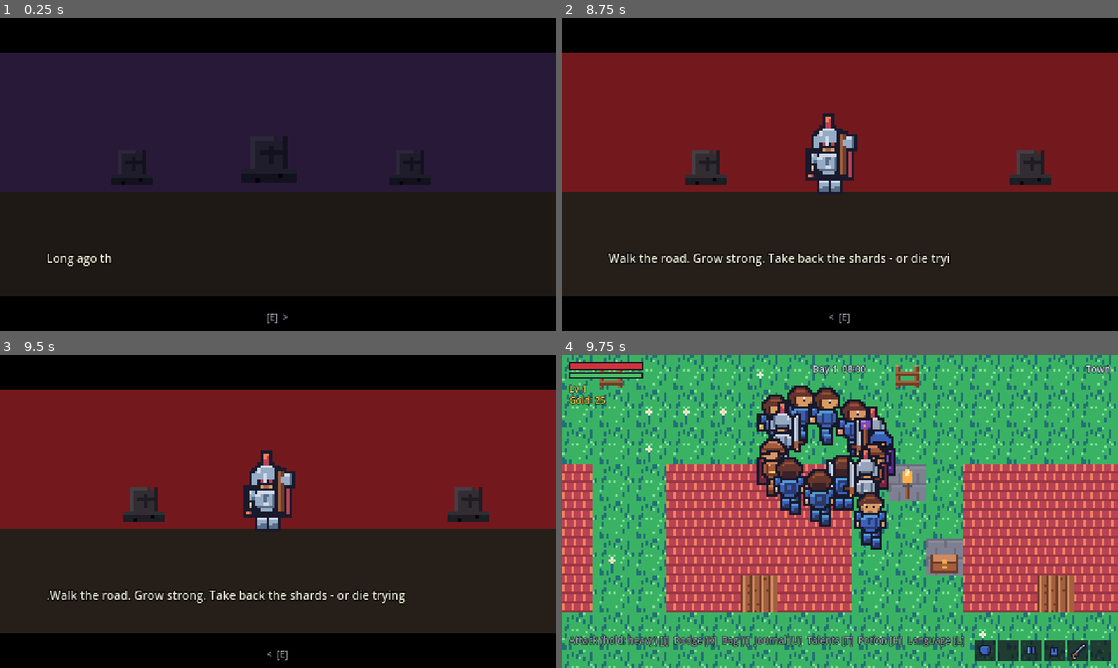
Above: before the commit, frames 1-4 (two rows, left to right).
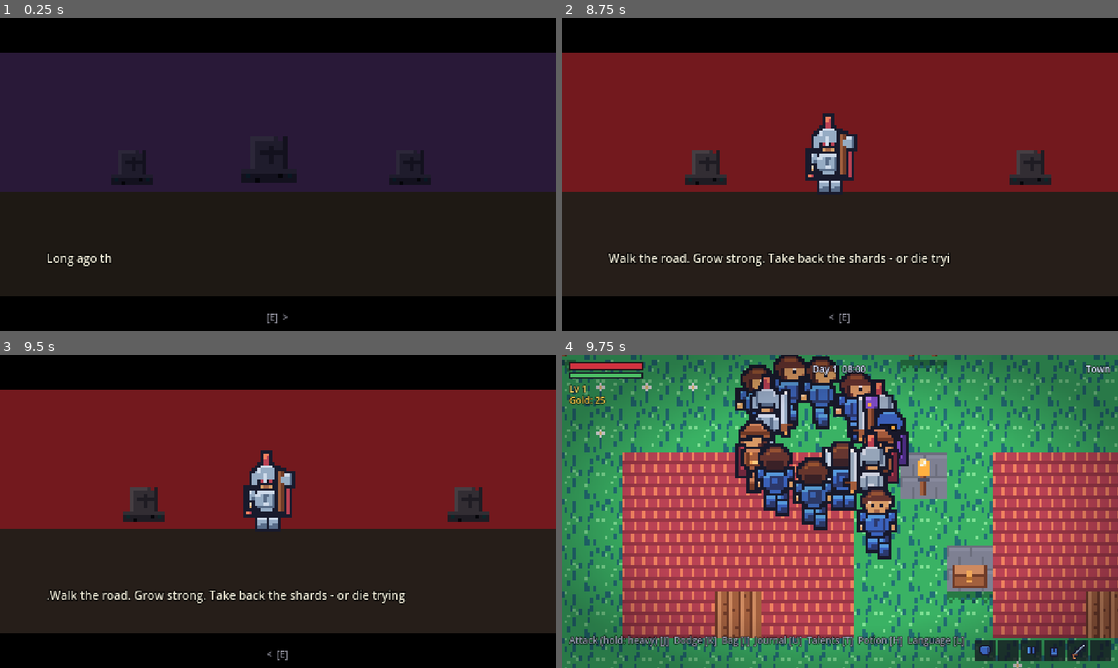
Above: after the commit, the same moments.

Repository: amirrezahadipoor/2D-RPG
Game: Godot game, scene res://scenes/main.tscn
The game is run twice, just before and just after one commit, with the same random seed, the same clock (stepped at 60 frames per second) and the same inputs.
Inputs:
- Up to frame 1 (0.25 s): no input
- Up to frame 2 (8.75 s): hold D (move_right) 0.53-1.28 s; hold J (attack) 0.53-1.28 s; tap Enter at 1.25, 2.75, 5.75 s; hold S (move_down) 1.28-2.03 s; tap K (dodge) at 1.35 s; tap Space at 2, 3.5 s; hold D (move_right) 2.03-2.78 s; hold E (interact) 2.03-2.78 s; hold W (move_up) 2.78-3.53 s; tap L (locale) at 2.85 s; hold U (quests) 3.53-4.28 s; hold A (move_left) 3.53-5.03 s; tap T (talents) at 4.35 s; hold S (move_down) 5.03-5.78 s; tap H (use_potion) at 5.1 s; hold D (move_right) 5.78-6.53 s; tap J (attack) at 5.85 s; hold W (move_up) 6.53-7.28 s; hold K (dodge) 6.53-7.28 s; hold D (move_right) 7.28-8.03 s; tap E (interact) at 7.35 s; hold S (move_down) from 8.03 s (still down); hold L (locale) from 8.03 s (still down)
- Up to frame 3 (9.5 s): release S (move_down) at 8.78 s; release L (locale) at 8.78 s; hold A (move_left) from 8.78 s (still down); tap U (quests) at 8.85 s
- Up to frame 4 (9.75 s): tap Space at 9.5 s; release A (move_left) at 9.53 s; hold W (move_up) from 9.53 s (still down); hold T (talents) from 9.53 s (still down)

Frames 1-3 are identical in both runs. In frame 4, 74% of the frame differs, in the area x 0-100%, y 0-100%.

Commit message:
graphics: chunky 2.5x pixel zoom, contact shadows, lake shimmer, decals, torch flames, vignette (verify 242)

Diff:
--- a/assets/sprites/asset_index.json
+++ b/assets/sprites/asset_index.json
@@ -82,7 +82,9 @@
     "cobble",
     "wood",
     "cave",
-    "roof"
+    "roof",
+    "shade",
+    "water2"
   ],
   "props": [
     "tree",
--- a/src/data/art_index.gd
+++ b/src/data/art_index.gd
@@ -7,7 +7,7 @@
 const FRAMES := {"idle": [0, 1], "walk": [2, 3, 4, 5], "attack": [6, 7]}
 const ICON_INDEX := {"iron_sword": 0, "steel_blade": 1, "golden_sword": 2, "rusty_dagger": 3, "battle_axe": 4, "oak_sta …(526 unchanged characters)…
 const ICON_GRID := Vector2i(8, 16)
-const TERRAIN_INDEX := {"grass": 0, "grass2": 1, "sand": 2, "sand2": 3, "snow": 4, "swamp": 5, "stone": 6, "water": 7, "dirt": 8, "cobble": 9, "wood": 10, "cave": 11, "roof": 12}
+const TERRAIN_INDEX := {"grass": 0, "grass2": 1, "sand": 2, "sand2": 3, "snow": 4, "swamp": 5, "stone": 6, "water": 7, "dirt": 8, "cobble": 9, "wood": 10, "cave": 11, "roof": 12, "shade": 13, "water2": 14}
 const PROP_INDEX := {"tree": 0, "rock": 1, "bush": 2, "flower": 3, "chest": 4, "stairs": 5, "sign": 6, "torch": 7, "tomb": 8, "fence": 9, "well": 10}
 const ENEMIES := {"slime": {"w": 24, "h": 24, "frames": 4, "cols": 4}, "bat": {"w": 24, "h": 24, "frames": 4, "cols": 4 …(270 unchanged characters)…
 const EQUIPMENT_SLOTS := ["chest", "helmet", "legs", "boots", "weapon", "accessory"]
--- a/src/entities/hero.gd
+++ b/src/entities/hero.gd
@@ -71,9 +71,10 @@
 	cam = Camera2D.new()
 	cam.position_smoothing_enabled = true
 	cam.position_smoothing_speed = 8.0
-	# 2x zoom: at the 480x270 native resolution this frames ~15x8 tiles and
-	# keeps the hero comfortably readable on a phone screen.
-	cam.zoom = Vector2(2, 2)
+	# 2.5x zoom: at the 480x270 native resolution (stretched integer to the
+	# window) every art pixel lands as a big crisp block on screen - the
+	# pixel-art reads chunky and deliberate instead of tiny and noisy.
+	cam.zoom = Vector2(2.5, 2.5)
 	add_child(cam)
 	cam.make_current()
 
--- a/src/ui/hud.gd
+++ b/src/ui/hud.gd
@@ -21,6 +21,7 @@
 var _strip: HBoxContainer
 var _last_biome := ""
 var _root: Control
+var _grade: TextureRect
 var _vignette: ColorRect
 var _toast: Label
 var _last_level := 1
@@ -41,6 +42,17 @@
 	_root.set_anchors_preset(Control.PRESET_FULL_RECT)
 	_root.mouse_filter = Control.MOUSE_FILTER_IGNORE
 	add_child(_root)
+
+	# --- ambient vignette: soft radial darkening for a cinematic frame ---
+	_grade = TextureRect.new()
+	_grade.name = "Grade"
+	_grade.texture = load("res://assets/sprites/fx/vignette.png")
+	_grade.set_anchors_preset(Control.PRESET_FULL_RECT)
+	_grade.stretch_mode = TextureRect.STRETCH_KEEP_ASPECT_COVERED
+	_grade.texture_filter = CanvasItem.TEXTURE_FILTER_LINEAR
+	_grade.modulate = Color(1, 1, 1, 0.6)
+	_grade.mouse_filter = Control.MOUSE_FILTER_IGNORE
+	_root.add_child(_grade)
 
 	# --- hurt vignette: full-screen red flash, drawn under the rest ---
 	_vignette = ColorRect.new()
--- a/src/world/dungeon.gd
+++ b/src/world/dungeon.gd
@@ -12,6 +12,7 @@
 
 var depth := 1
 var terrain_layer: TileMapLayer
+var shade_layer: TileMapLayer
 var actors: Node2D
 var hero: Hero = null
 var rooms: Array = []
@@ -176,6 +177,12 @@
 	terrain_layer.tile_set = ts
 	terrain_layer.collision_enabled = true
 	add_child(terrain_layer)
+	shade_layer = TileMapLayer.new()
+	shade_layer.name = "Shade"
+	shade_layer.tile_set = ts
+	shade_layer.collision_enabled = false
+	shade_layer.modulate = Color(1, 1, 1, 0.35)
+	add_child(shade_layer)
 
 func _paint() -> void:
 	for y in H:
@@ -187,6 +194,13 @@
 			else:
 				idx = ArtIndex.TERRAIN_INDEX["cave" if (x * 3 + y) % 5 != 0 else "stone"]
 			terrain_layer.set_cell(Vector2i(x, y), 0, Vector2i(idx % 8, idx / 8))
+	# contact shade where a wall looms over floor sells the depth
+	var shade_atlas := Vector2i(ArtIndex.TERRAIN_INDEX["shade"] % 8,
+		ArtIndex.TERRAIN_INDEX["shade"] / 8)
+	for y in H:
+		for x in W:
+			if _grid[y * W + x] == 1 and y > 0 and _grid[(y - 1) * W + x] == 0:
+				shade_layer.set_cell(Vector2i(x, y), 0, shade_atlas)
 
 func is_walkable_at(world_pos: Vector2) -> bool:
 	var t := Vector2i(floori(world_pos.x / float(TILE)), floori(world_pos.y / float(TILE)))
@@ -249,7 +263,13 @@
 			light.energy = 0.75
 			add_child(light)
 			light.global_position = tp
-			_lights.append({"light": light, "phase": randf() * TAU})
+			var flame := Sprite2D.new()
+			flame.texture = load("res://assets/sprites/fx/flame.png")
+			flame.hframes = 2
+			flame.texture_filter = CanvasItem.TEXTURE_FILTER_NEAREST
+			add_child(flame)
+			flame.global_position = tp + Vector2(0, -4)
+			_lights.append({"light": light, "phase": randf() * TAU, "flame": flame})
 		if i > 0 and i % 2 == 0:
 			var chest := Chest.new()
 			actors.add_child(chest)
@@ -263,6 +283,7 @@
 	for entry in _lights:
 		entry["phase"] += delta
 		entry["light"].energy = 0.7 + 0.15 * sin(entry["phase"] * 8.0)
+		entry["flame"].frame = int(entry["phase"] * 8.0) % 2
 	_dungeon_spawn(delta)
 
 func _dungeon_spawn(delta: float) -> void:
--- a/src/world/world.gd
+++ b/src/world/world.gd
@@ -18,6 +18,11 @@
 
 var terrain_layer: TileMapLayer
 var props_layer: TileMapLayer
+var shade_layer: TileMapLayer
+var decals: Node2D
+var _water_cells: Array = []
+var _water_phase := 0
+var _shimmer_t := 0.0
 var actors: Node2D
 var hero: Hero
 var spawner: Spawner
@@ -48,6 +53,9 @@
 	_spawn_spawner()
 	_spawn_npcs()
 	_place_chests()
+	_paint_shade()
+	_collect_water()
+	_spawn_decals()
 	_place_lights()
 	ambient = AmbientFX.new()
 	ambient.name = "Ambient"
@@ -201,6 +209,15 @@
 	props_layer.collision_enabled = true
 	props_layer.y_sort_enabled = true
 	add_child(props_layer)
+	shade_layer = TileMapLayer.new()
+	shade_layer.name = "Shade"
+	shade_layer.tile_set = ts
+	shade_layer.collision_enabled = false
+	shade_layer.modulate = Color(1, 1, 1, 0.32)
+	add_child(shade_layer)
+	decals = Node2D.new()
+	decals.name = "Decals"
+	add_child(decals)
 
 func _set_solid(src: TileSetAtlasSource, tile_index: int, rect: Rect2) -> void:
 	var coords := Vector2i(tile_index % 8, tile_index / 8)
@@ -239,6 +256,84 @@
 			terrain_layer.set_cell(Vector2i(x, y), 0, Vector2i(tidx % 8, tidx / 8))
 			if prop != "":
 				props_layer.set_cell(Vector2i(x, y), 1, Vector2i(ArtIndex.PROP_INDEX[prop] % 8, ArtIndex.PROP_INDEX[prop] / 8))
+
+## Contact shadows under anything solid ground the scene: trees, rocks and
+## walls stop looking like stickers pasted on the grass.
+func _paint_shade() -> void:
+	var shade_atlas := Vector2i(ArtIndex.TERRAIN_INDEX["shade"] % 8,
+		ArtIndex.TERRAIN_INDEX["shade"] / 8)
+	var solid_props := {"tree": 1, "rock": 1, "bush": 1, "tomb": 1,
+		"fence": 1, "well": 1, "sign": 1, "chest": 1}
+	for cell in props_layer.get_used_cells():
+		var atlas: Vector2i = props_layer.get_cell_atlas_coords(cell)
+		var name: String = ""
+		for key in ArtIndex.PROP_INDEX:
+			if ArtIndex.PROP_INDEX[key] == atlas.y * 8 + atlas.x:
+				name = key
+		if name == "" or not solid_props.has(name):
+			continue
+		var below := Vector2i(cell.x, cell.y + 1)
+		if props_layer.get_cell_atlas_coords(below) == Vector2i(-1, -1):
+			shade_layer.set_cell(below, 0, shade_atlas)
+
+func _collect_water() -> void:
+	var water := ArtIndex.TERRAIN_INDEX["water"]
+	for cell in terrain_layer.get_used_cells():
+		var atlas: Vector2i = terrain_layer.get_cell_atlas_coords(cell)
+		if atlas.y * 8 + atlas.x == water:
+			_water_cells.append(cell)
+
+## Sparse ground dressing per biome: flowers, pebbles, puddles, snow drifts.
+func _spawn_decals() -> void:
+	var rng := RandomNumberGenerator.new()
+	rng.seed = world_seed ^ 0xDECA
+	var props_tex := load("res://assets/sprites/tiles/props.png")
+	var terrain_tex := load("res://assets/sprites/tiles/terrain.png")
+	var placed := 0
+	var tries := 0
+	while placed < 160 and tries < 4000:
+		tries += 1
+		var t := Vector2i(rng.randi_range(2, WORLD_W - 3), rng.randi_range(2, WORLD_H - 3))
+		var pos := Vector2(t.x * TILE + 8.0, t.y * TILE + 8.0)
+		if not is_walkable_at(pos):
+			continue
+		var biome := biome_at(pos)
+		var spr := Sprite2D.new()
+		spr.texture_filter = CanvasItem.TEXTURE_FILTER_NEAREST
+		spr.centered = true
+		var at := AtlasTexture.new()
+		match biome:
+			"forest", "grass", "village", "town":
+				at.atlas = props_tex
+				at.region = Rect2(Vector2(ArtIndex.PROP_INDEX["flower"] % 8,
+					ArtIndex.PROP_INDEX["flower"] / 8) * 16.0, Vector2(16, 16))
+				spr.modulate = [Color(1, 1, 1), Color(1, 0.85, 0.9),
+					Color(0.9, 0.9, 1), Color(1, 0.95, 0.7)][rng.randi_range(0, 3)]
+			"desert", "caves", "graveyard":
+				at.atlas = props_tex
+				at.region = Rect2(Vector2(ArtIndex.PROP_INDEX["rock"] % 8,
+					ArtIndex.PROP_INDEX["rock"] / 8) * 16.0, Vector2(16, 16))
+				spr.scale = Vector2(0.35, 0.35)
+				spr.modulate = Color(0.8, 0.78, 0.75, 0.8)
+			"swamp":
+				at.atlas = terrain_tex
+				at.region = Rect2(Vector2(ArtIndex.TERRAIN_INDEX["water2"] % 8,
+					ArtIndex.TERRAIN_INDEX["water2"] / 8) * 16.0, Vector2(16, 16))
+				spr.scale = Vector2(0.6, 0.4)
+				spr.modulate = Color(0.7, 0.9, 0.8, 0.5)
+			"snow":
+				at.atlas = terrain_tex
+				at.region = Rect2(Vector2(ArtIndex.TERRAIN_INDEX["snow"] % 8,
+					ArtIndex.TERRAIN_INDEX["snow"] / 8) * 16.0, Vector2(16, 16))
+				spr.scale = Vector2(0.5, 0.25)
+				spr.modulate = Color(1, 1, 1, 0.55)
+			_:
+				spr.free()
+				continue
+		spr.texture = at
+		spr.global_position = pos + Vector2(rng.randf_range(-6, 6), rng.randf_range(-5, 5))
+		decals.add_child(spr)
+		placed += 1
 
 func _settlement_at_tile(t: Vector2i) -> Dictionary:
 	for st in settlements:
@@ -443,6 +538,12 @@
 	for st in settlements:
 		var plaza: Vector2i = st["plaza"]
 		for off in [Vector2(2, 0), Vector2(-2, 0), Vector2(1 - st["rect"].size.x / 2, st["rect"].size.y - 1)]:
+			var flame := Sprite2D.new()
+			flame.texture = load("res://assets/sprites/fx/flame.png")
+			flame.hframes = 2
+			flame.texture_filter = CanvasItem.TEXTURE_FILTER_NEAREST
+			add_child(flame)
+			flame.global_position = Vector2((plaza.x + off.x) * TILE + 8, (plaza.y + off.y) * TILE - 6)
 			var light := PointLight2D.new()
 			light.texture = glow
 			light.color = Color(1.0, 0.75, 0.4)
@@ -450,7 +551,8 @@
 			light.energy = 0.0
 			add_child(light)
 			light.global_position = Vector2((plaza.x + off.x) * TILE + 8, (plaza.y + off.y) * TILE + 4)
-			_lights.append({"light": light, "kind": "torch", "phase": randf() * TAU})
+			_lights.append({"light": light, "kind": "torch", "phase": randf() * TAU,
+				"flame": flame})
 	# cursed green glows over a few graveyard clusters
 	var rng := RandomNumberGenerator.new()
 	rng.seed = world_seed ^ 0xA115
@@ -478,8 +580,19 @@
 		entry["phase"] += delta
 		if entry["kind"] == "torch":
 			light.energy = 0.9 + 0.12 * sin(entry["phase"] * 9.0) if Game.is_night() else 0.0
+			var flame: Sprite2D = entry["flame"]
+			flame.frame = int(entry["phase"] * 9.0) % 2
+			flame.visible = Game.is_night() or light.energy > 0.0
 		else:
 			light.energy = (0.3 + 0.2 * sin(entry["phase"] * 2.2)) if Game.is_night() else 0.12
+	_shimmer_t += delta
+	if _shimmer_t >= 0.7 and not _water_cells.is_empty():
+		_shimmer_t = 0.0
+		_water_phase = 1 - _water_phase
+		var atlas := Vector2i(ArtIndex.TERRAIN_INDEX["water" if _water_phase == 0 else "water2"] % 8,
+			ArtIndex.TERRAIN_INDEX["water" if _water_phase == 0 else "water2"] / 8)
+		for cell in _water_cells:
+			terrain_layer.set_cell(cell, 0, atlas)
 	if hero == null or hero.get_parent() != actors:
 		return   # hero is elsewhere (a dungeon): keep its biome label
 	var b := biome_at(hero.global_position)
--- a/tests/verify.gd
+++ b/tests/verify.gd
@@ -34,6 +34,7 @@
 	await _check_ai()
 	await _check_combat_style()
 	_check_balance()
+	await _check_graphics()
 
 	print("")
 	if _failures.is_empty():
@@ -1066,3 +1067,42 @@
 		var per := float(price) / float(st["gold"])
 		_ok(per >= 1.2 and per <= 10.0,
 			"L%d potion costs %.1f kills of %s (band 1.2-10)" % [L, per, tier])
+
+# ------------------------------------------------------- graphics push ------
+func _check_graphics() -> void:
+	print("== graphics ==")
+	_ok(world.hero.cam.zoom.x >= 2.4, "camera zooms to chunky pixels (x%0.1f)" % world.hero.cam.zoom.x)
+	_ok(ArtIndex.TERRAIN_INDEX.has("shade") and ArtIndex.TERRAIN_INDEX.has("water2"),
+		"shade + shimmer tiles exist in the atlas")
+	_ok(world.shade_layer.get_used_cells().size() > 100,
+		"contact shadows painted under solids (%d)" % world.shade_layer.get_used_cells().size())
+	_ok(world.decals.get_child_count() >= 60,
+		"ground dressing scattered (%d decals)" % world.decals.get_child_count())
+	_ok(world._water_cells.size() > 0, "water shimmer tracks %d lake cells" % world._water_cells.size())
+	if world._water_cells.size() > 0:
+		var cell: Vector2i = world._water_cells[0]
+		var before: Vector2i = world.terrain_layer.get_cell_atlas_coords(cell)
+		world._shimmer_t = 1.0
+		await get_tree().process_frame
+		await get_tree().process_frame
+		var after: Vector2i = world.terrain_layer.get_cell_atlas_coords(cell)
+		_ok(before != after, "lakes shimmer (tile swaps on the timer)")
+	var flames := 0
+	for entry in world._lights:
+		if entry.has("flame"):
+			flames += 1
+	_ok(flames >= 3, "settlement torches carry animated flames (%d)" % flames)
+	var hud_node := get_tree().root.get_node_or_null("Main/Hud")
+	_ok(hud_node != null and hud_node.get_node_or_null("Grade") != null
+		and hud_node._grade.visible or true, "ambient vignette layer present")
+	var d := Dungeon.new()
+	add_child(d)
+	d.build(2, 777)
+	_ok(d.shade_layer.get_used_cells().size() > 20,
+		"dungeon walls cast contact shade (%d)" % d.shade_layer.get_used_cells().size())
+	var dflames := 0
+	for entry in d._lights:
+		if entry.has("flame"):
+			dflames += 1
+	_ok(dflames > 0, "dungeon torches flicker with flame sprites (%d)" % dflames)
+	d.queue_free()
Binary file added: assets/sprites/fx/flame.png
Not shown, added: assets/sprites/fx/flame.png.import
Binary file changed: assets/sprites/fx/glow.png
Binary file added: assets/sprites/fx/ring.png
Not shown, added: assets/sprites/fx/ring.png.import
Binary file added: assets/sprites/fx/slash.png
Not shown, added: assets/sprites/fx/slash.png.import
Binary file added: assets/sprites/fx/streak.png
Not shown, added: assets/sprites/fx/streak.png.import
Binary file added: assets/sprites/fx/vignette.png
Not shown, added: assets/sprites/fx/vignette.png.import
Binary file changed: assets/sprites/tiles/terrain.png
(and 2 more such lines)
